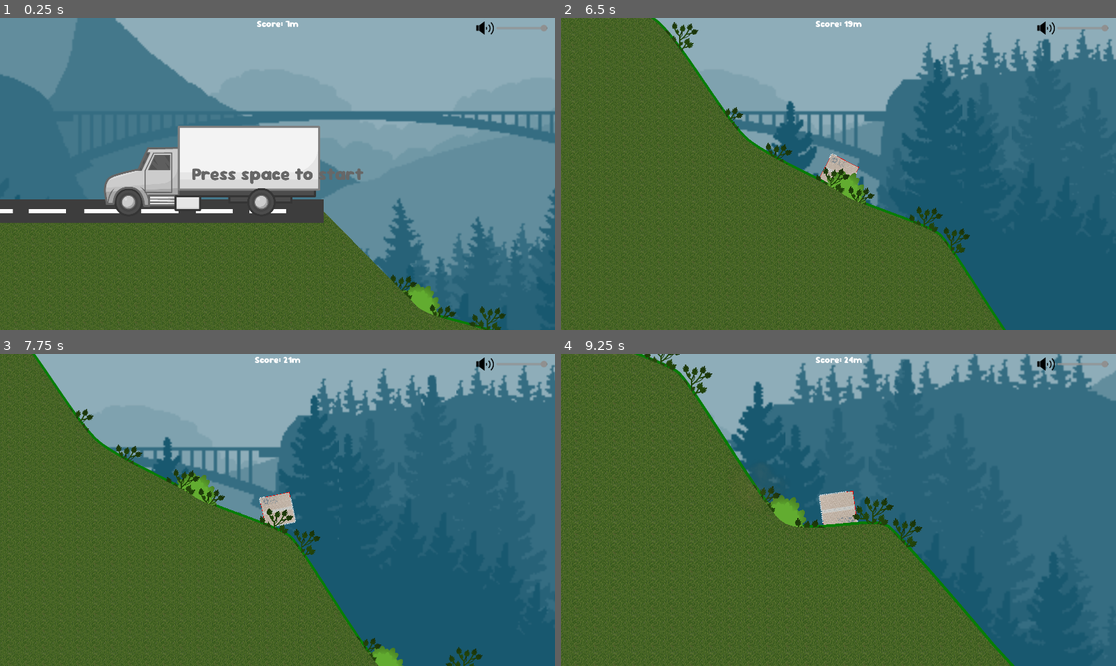
Above: before the commit, frames 1-4 (two rows, left to right).
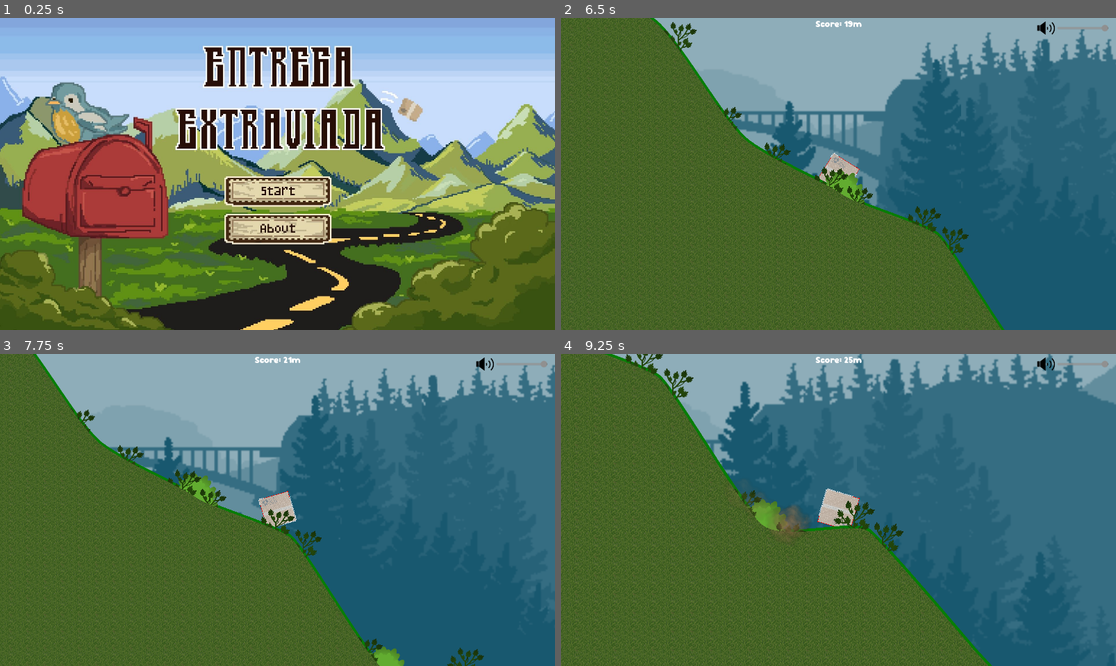
Above: after the commit, the same moments.

Repository: FelipePM01/EntregaExtraviada
Game: Godot game, scene res://player_ui/scenes/start_menu.tscn
Same seed, same stepped clock (60 frames per second), same inputs: the game is played once before the commit and once after it. Before the commit the project starts from res://main_scene.tscn. Sound files missing from this copy of the repository are replaced by a short silence.
Inputs (mouse positions are in pixels of both pictures, inside the frame that each line leads up to):
- Up to frame 1 (0.25 s): no input
- Up to frame 2 (6.5 s): click (838, 192) at 0.52 s; tap Space (Spacebar) at 1.25, 3.6 s; move the mouse to (960, 158) at 1.27 s; hold D (right) 1.28-2.03 s; hold Space (Spacebar) 1.28-2.03 s; move the mouse to (727, 189) at 2.02 s; hold A (left) 2.03-2.78 s; tap Mouse wheel down (scroll_down) at 2.1 s; move the mouse to (894, 105) at 2.77 s; hold Mouse wheel up (scroll_up) 2.78-3.53 s; hold D (right) 2.78-4.28 s; move the mouse to (810, 236) at 3.52 s; move the mouse to (1005, 220) at 4.27 s; hold Mouse wheel down (scroll_down) 4.28-5.03 s; hold A (left) from 4.28 s (still down); move the mouse to (672, 127) at 5.02 s; tap Mouse wheel up (scroll_up) at 5.1 s; move the mouse to (866, 174) at 5.77 s; hold Space (Spacebar) from 5.78 s (still down)
- Up to frame 3 (7.75 s): move the mouse to (194, 432) at 6.52 s; release A (left) at 6.53 s; release Space (Spacebar) at 6.53 s; hold D (right) from 6.53 s (still down); tap Mouse wheel down (scroll_down) at 6.6 s; move the mouse to (399, 494) at 7.27 s; hold Mouse wheel up (scroll_up) from 7.28 s (still down)
- Up to frame 4 (9.25 s): move the mouse to (727, 525) at 8.02 s; release Mouse wheel up (scroll_up) at 8.03 s; tap Space (Spacebar) at 8.1 s; move the mouse to (894, 441) at 8.77 s; release D (right) at 8.78 s; hold A (left) from 8.78 s (still down); hold Mouse wheel down (scroll_down) from 8.78 s (still down)

The runs differ from the first frame. In frame 1, 89% of the frame differs, in the area x 0-100%, y 0-100%; in frame 2, 6.3%; in frame 3, 5.1%; in frame 4, 15%.

Commit message:
added menu and windows/web exports

Diff:
--- a/box/scenes/box.tscn
+++ b/box/scenes/box.tscn
@@ -324,6 +324,7 @@
 [node name="CollisionShape2D" type="CollisionShape2D" parent="."]
 position = Vector2(1, -1)
 shape = SubResource("ConvexPolygonShape2D_0gnfh")
+
 [node name="VignetteEffect" parent="." instance=ExtResource("5_1ugqm")]
 
 [node name="Music" type="AudioStreamPlayer2D" parent="."]
--- /dev/null
+++ b/player_ui/scenes/start_menu.tscn
@@ -0,0 +1,35 @@
+[gd_scene load_steps=3 format=3 uid="uid://bafly8mfht86q"]
+
+[ext_resource type="Script" path="res://player_ui/start_menu.gd" id="1_ho10k"]
+[ext_resource type="Texture2D" uid="uid://88bkmqmp52v3" path="res://player_ui/assets/Digitalizado_20250126-1509-05.jpg" id="2_ahp50"]
+
+[node name="StartMenu" type="Control"]
+layout_mode = 3
+anchors_preset = 15
+anchor_right = 1.0
+anchor_bottom = 1.0
+grow_horizontal = 2
+grow_vertical = 2
+script = ExtResource("1_ho10k")
+
+[node name="CanvasLayer" type="CanvasLayer" parent="."]
+
+[node name="Background" type="Sprite2D" parent="CanvasLayer"]
+position = Vector2(960, 540)
+texture = ExtResource("2_ahp50")
+
+[node name="Button" type="Button" parent="CanvasLayer"]
+offset_left = 775.0
+offset_top = 553.0
+offset_right = 1145.0
+offset_bottom = 647.0
+flat = true
+
+[node name="AboutButton" type="Button" parent="CanvasLayer"]
+offset_left = 782.0
+offset_top = 685.0
+offset_right = 1135.0
+offset_bottom = 780.0
+flat = true
+
+[connection signal="pressed" from="CanvasLayer/Button" to="." method="_on_button_pressed"]
--- /dev/null
+++ b/player_ui/start_menu.gd
@@ -0,0 +1,5 @@
+extends Control
+
+
+func _on_button_pressed() -> void:
+	get_tree().change_scene_to_file("res://main_scene.tscn")
--- a/project.godot
+++ b/project.godot
@@ -11,7 +11,7 @@
 [application]
 
 config/name="Entrega Extraviada"
-run/main_scene="res://main_scene.tscn"
+run/main_scene="res://player_ui/scenes/start_menu.tscn"
 config/features=PackedStringArray("4.3", "GL Compatibility")
 config/icon="res://icon.svg"
 
Not shown, added: export/web/Entrega Extraviada.apple-touch-icon.png.import
Not shown, added: export/web/Entrega Extraviada.icon.png.import
Not shown, added: export/web/Entrega Extraviada.png.import
Not shown, changed: export_presets.cfg
Not shown: 1 places in main_scene.tscn that only renumber resources
Binary file added: player_ui/assets/Digitalizado_20250126-1509-01.jpg
Not shown, added: player_ui/assets/Digitalizado_20250126-1509-01.jpg.import
Binary file added: player_ui/assets/Digitalizado_20250126-1509-04.jpg
Not shown, added: player_ui/assets/Digitalizado_20250126-1509-04.jpg.import
Binary file added: player_ui/assets/Digitalizado_20250126-1509-05.jpg
Not shown, added: player_ui/assets/Digitalizado_20250126-1509-05.jpg.import
Not shown: 1 places in player_ui/scenes/music_controller.tscn that only renumber resources
(and 13 more such lines)
